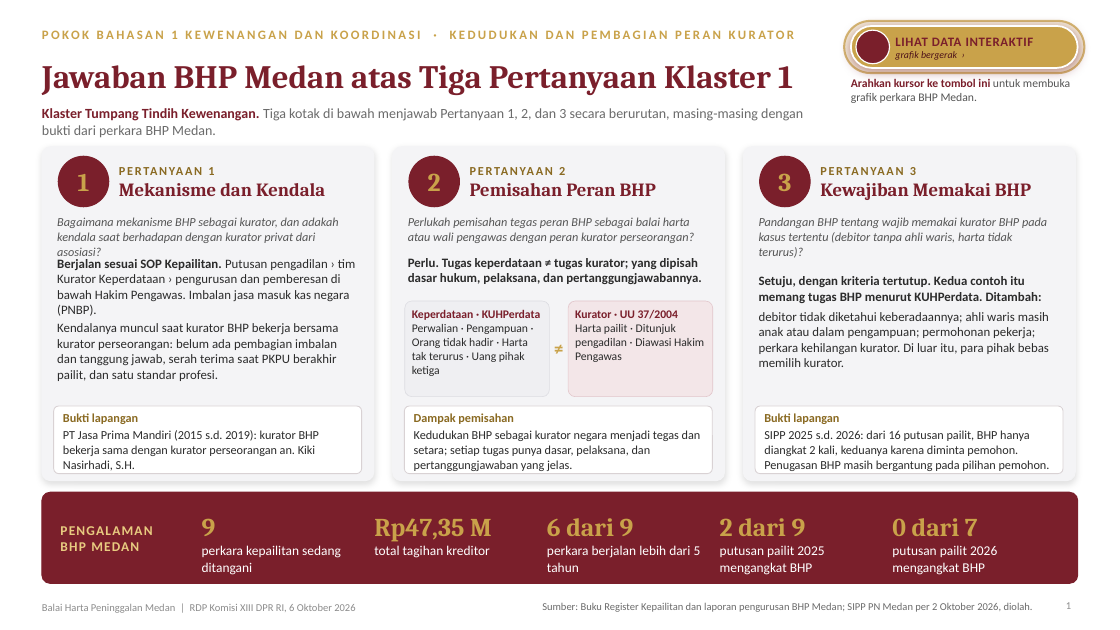
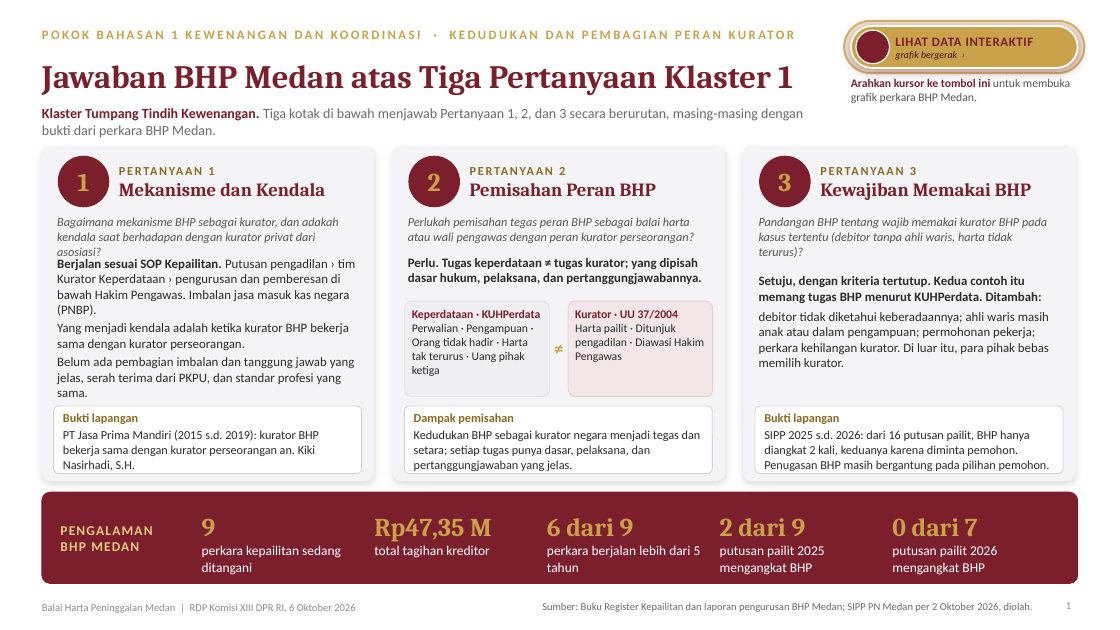
Before and after one commit to artheralawfirm-cloud/SAPAWALI, a slide deck: slide 1 of presentasi/klaster1/BHP Medan - Klaster 1 Tumpang Tindih Kewenangan - Paparan.pptx. Drawn at 1120x630 pixels with LibreOffice and Linux fonts; fonts in the diff are those of the drawing; background and template pictures are left out. Boxes give left, top, right and bottom in pixels: in the first picture for what was removed or moved away, otherwise in the second. Text is boxed around its words. In the diff, an @@ line names an element or a change of style, - is before the commit and + after.

```diff
--- a/presentasi/klaster1/BHP Medan - Klaster 1 Tumpang Tindih Kewenangan - Paparan.pptx
+++ b/presentasi/klaster1/BHP Medan - Klaster 1 Tumpang Tindih Kewenangan - Paparan.pptx
@@ text at [57, 323, 355, 397]: text changed @@
-Kendalanya muncul saat kurator BHP bekerja bersama kurator perseorangan: belum ada pembagian imbalan dan tanggung jawab, serah terima saat PKPU berakhir pailit, dan satu standar profesi.
+Yang menjadi kendala adalah ketika kurator BHP bekerja sama dengan kurator perseorangan.
+Belum ada pembagian imbalan dan tanggung jawab yang jelas, serah terima dari PKPU, dan standar profesi yang sama.
```
Also in this commit, not shown: 1 other slide changed, 4 other files.
